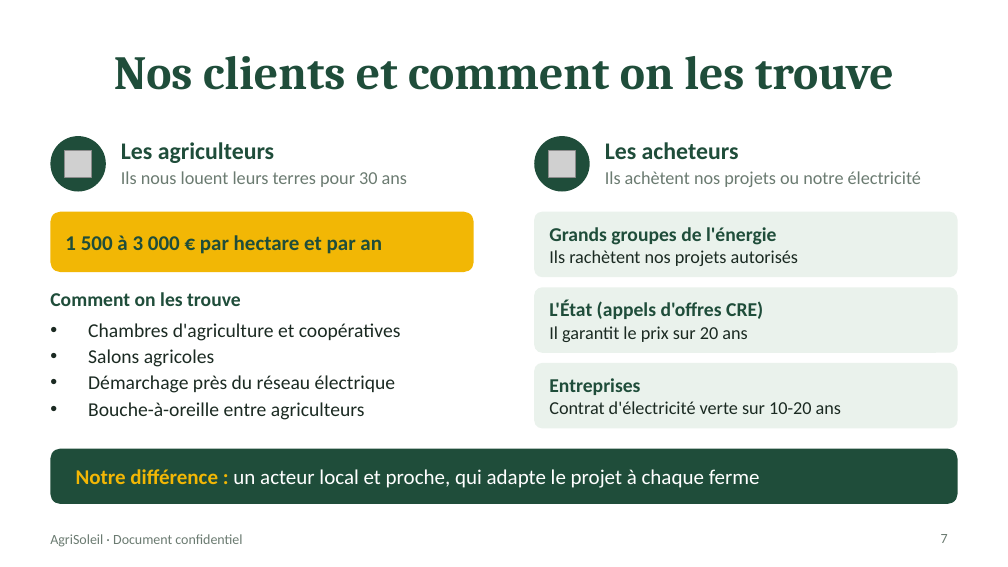
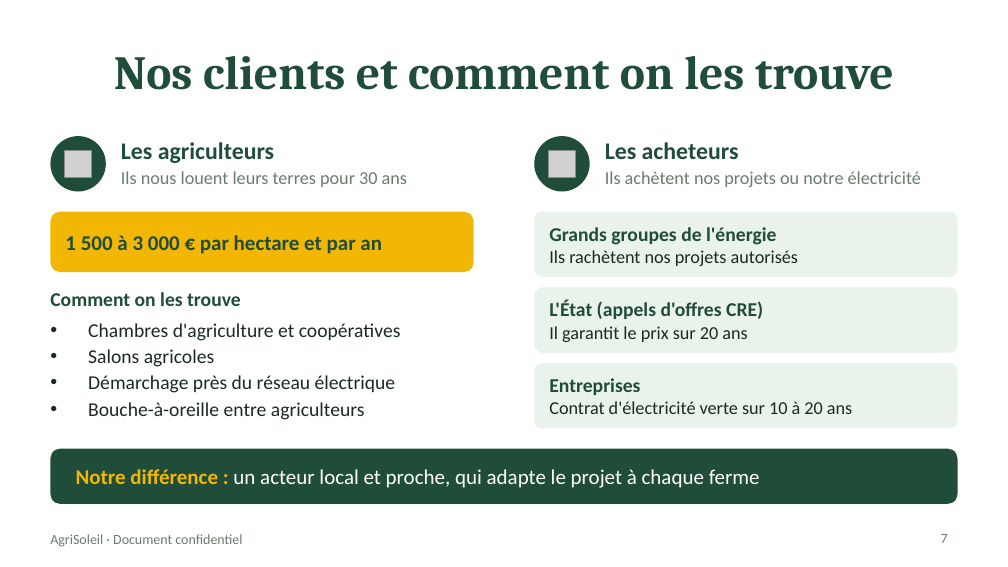
Before and after one commit to matth-fra/my-profile, a slide deck: slide 7 of Presentation-AgriSoleil.pptx. Drawn at 1008x567 pixels with LibreOffice and Linux fonts; fonts in the diff are those of the drawing; grey boxes stand for pictures. Boxes give left, top, right and bottom in pixels: in the first picture for what was removed or moved away, otherwise in the second. Text is boxed around its words. In the diff, an @@ line names an element or a change of style, - is before the commit and + after.

```diff
--- a/Presentation-AgriSoleil.pptx
+++ b/Presentation-AgriSoleil.pptx
@@ text at (549, 401, 852, 414): text changed @@
-Contrat d'électricité verte sur 10-20 ans
+Contrat d'électricité verte sur 10 à 20 ans
```
Also in this commit, not shown: 3 other slides changed.
